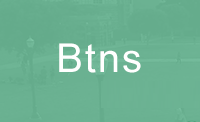
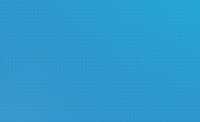
Before/after of a 200 × 122 layered artwork. What changed in the layer stack:
moved "Btns" into group "组 8" over (x1=59, y1=43, x2=141, y2=73)
moved "图层 20" into group "组 8" over (x1=0, y1=0, x2=200, y2=122)
hid "图层 19" over (x1=0, y1=0, x2=200, y2=122)
hid group "组 5" (5 layers) over (x1=0, y1=0, x2=200, y2=122)
